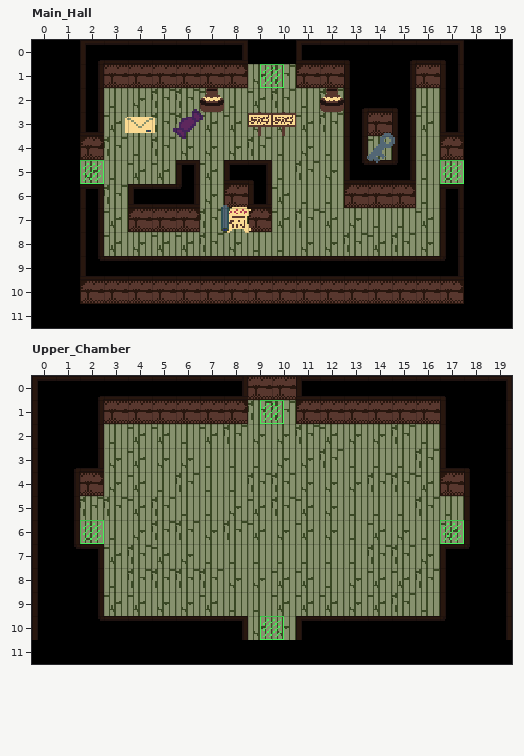
Two versions of a level (LDtk project, world.ldtk). Above is the file before it was changed.
Cells are 16x16 px. Shown: Main_Hall x 0..19, y 0..11; Upper_Chamber x 0..19, y 0..11. The commit also changed other parts of the map, which this record leaves out.
After:
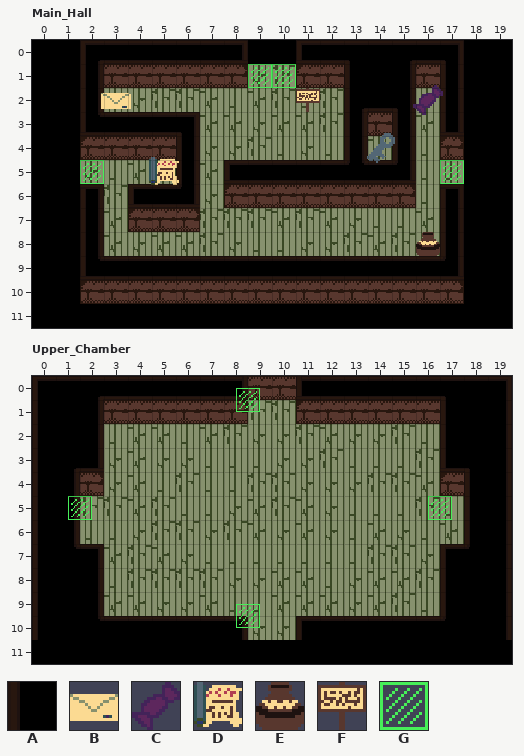
Key: from "Collisions": A 1 "walls"; from "TopDown_by_deepnight2": B 105, C 106, D 113, E 115, F 117, G 120.
_ is an empty cell.
Objects are placed by their top-left corner, in cells (3,4 is the top-left corner of cell 3,4); size is 1x1 cell unless given.
Commit: feat: load entities
The exact change:
Layer "Collisions", Main_Hall:
The author put tile A in rows 3 to 4 at x 3 to 6; in rows 5 to 6 at x 10 to 12.
The author cleared tile A in row 7 at x 9.
Layer "Entities", Main_Hall:
Object E "Pot" at 7,2 becomes E "Pot" at 16,8.
Object B "Item" at 3.9,2.9 size 1.2x1.2 becomes B "Item" at 2.9,1.9 size 1.2x1.2.
Object D "Item" at 7.9,6.9 size 1.2x1.2 becomes D "Item" at 4.9,4.9 size 1.2x1.2.
Object C "Item" at 5.9,2.9 size 1.2x1.2 becomes C "Item" at 15.9,1.9 size 1.2x1.2.
A new object: G "Door" at 9,1.
A new object: G "Door" at 10,1.
A new object: F "Sign" at 11,2.
Object E "Pot" at 12,2 is removed.
Object F "Sign" at 9,3 is removed.
Object F "Sign" at 10,3 is removed.
Object G "Door" at 9,1 size 2x1 is removed.
Layer "Entities", Upper_Chamber:
Object G "Door" at 9,10 size 2x1 becomes G "Door" at 8,9.5 size 2x1.
Object G "Door" at 9,1 size 2x1 becomes G "Door" at 8,0.5 size 2x1.
Object G "Door" at 2,5 size 1x2 becomes G "Door" at 1.5,4 size 1x2.
Object G "Door" at 17,5 size 1x2 becomes G "Door" at 16.5,4 size 1x2.
